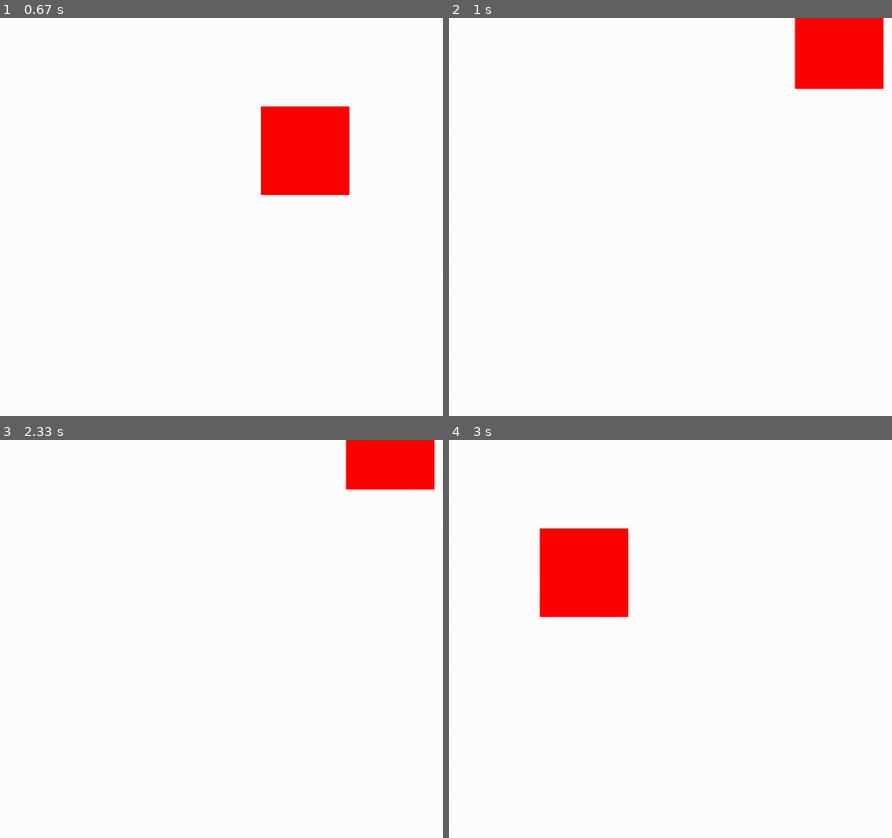
Above: before the commit, frames 1-4 (two rows, left to right).
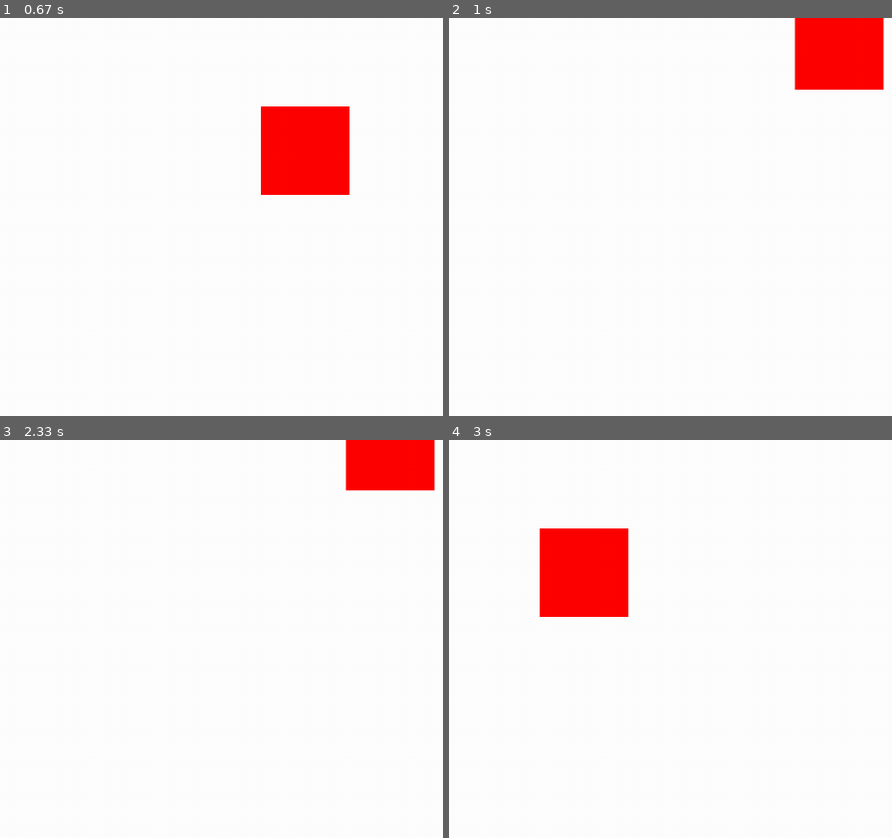
Above: after the commit, the same moments.

Repository: Ironislife98/physics
Game: pygame game, started from main.py
Two runs of this game, one before a commit and one after it. Both use one fixed random seed, a clock stepped at 60 frames per second and the inputs below.
Inputs:
- Up to frame 1 (0.67 s): hold D from 0.33 s (still down)
- Up to frame 2 (1 s): release D at 0.8 s; hold W from 0.83 s (still down)
- Up to frame 3 (2.33 s): release W at 1.13 s; hold S from 2.23 s (still down)
- Up to frame 4 (3 s): release S at 2.53 s; hold A 2.57-2.97 s
The pictures show only the part of the screen within x 35-85%, y 0-50%; the shares and areas given below are measured in that part.

Frame 1 is identical in both runs. In frame 2, less than 0.1% of the frame differs, in the area x 78-99%, y 17-19%; in frame 3, 0.1%, in the area x 78-99%, y 12-13%; in frame 4, nothing differs.

Commit message:
Saving before complete rework

Diff:
--- a/PhysicsEngine.py
+++ b/PhysicsEngine.py
@@ -1,22 +1,26 @@
 from typing import Optional
 
-from pygame import sprite
+from pygame import sprite, Vector2
 
 
 class PhysicsEngine:
     def __init__(self):
         self.distance = 0
 
-    def earthGravity(self, smallmass: float, largemass_y: float, smallmass_y: float, distance=None) -> float:
+    def earthGravity(self, smallmass: float, vector1, vector2, largemass_y: float, smallmass_y: float, distance=None) -> float:
         """Returns a float containing the change in y-value needed to simulate gravity"""
-        if not distance:
+        """if not distance:
             self.distance = (6.4 * (10 ** 6)) ** 2
         else:
             self.distance = distance
-        try:
-            force = ((6.67 * (10 ** -11)) * (6 * 10 ** 24) * smallmass) / self.distance
-        except ZeroDivisionError:
+        self.distance = ((vector2.y - vector1.y) / 100) * (10 ** 6.7)
+        if self.distance < 0:
             force = 0
+        else:
+            force = ((6.67 * (10 ** -11)) * (6 * 10 ** 24) * smallmass) / self.distance ** 2"""
+        self.distance = ((vector2.y - vector1.y) / 100) * (10 ** 6.7)
+        force = (9.8 * smallmass) / self.distance
+        print(force)
         return force
 
     def verticalCollision(self, object, collisionobjs):
--- a/main.py
+++ b/main.py
@@ -48,7 +48,7 @@
         self.velocity.xy = 0, 0
 
     def Physics(self, floorobjects, groundObjects):
-        self.engine.verticalCollision(self, [ground])
+        self.velocity.y += self.engine.earthGravity(self.mass, self.vector, ground.vector, largemass_y=ground.vector.y, smallmass_y=self.vector.y)
 
     def draw(self):
         self.rect = pygame.Rect(self.vector.x, self.vector.y, self.width, self.height)
